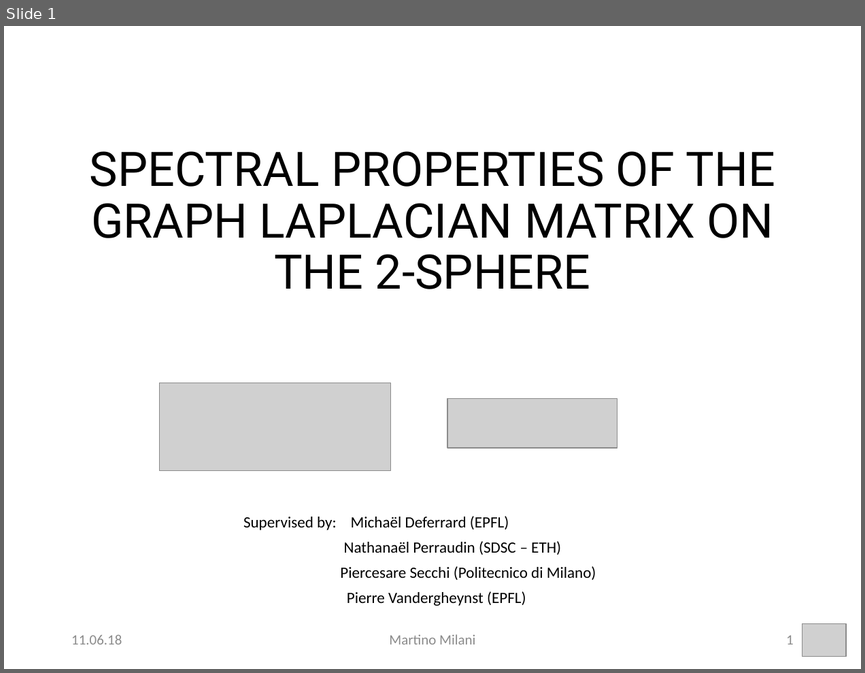
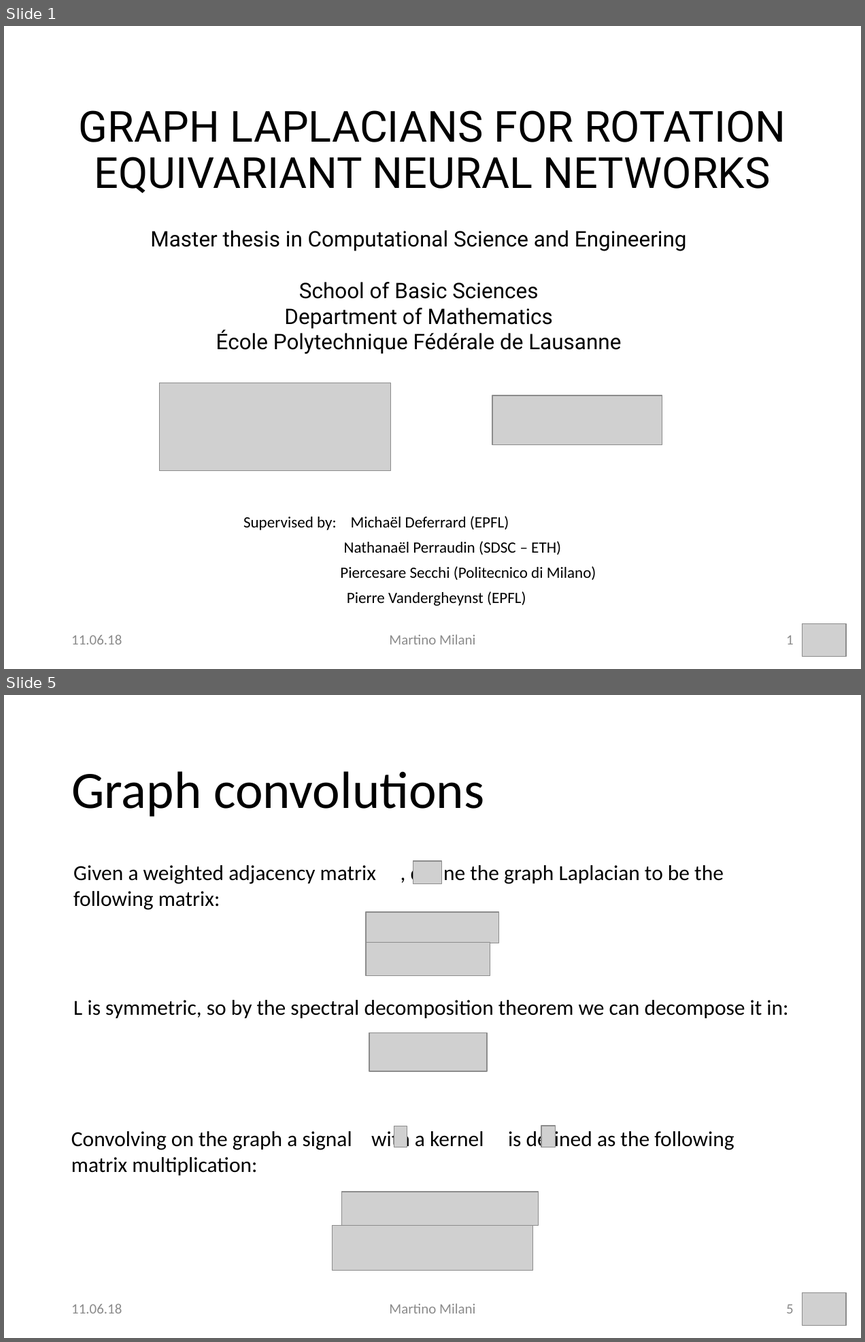
Before and after one commit to MartMilani/PDM, a slide deck: presentation/milani.pptx. Shown one above the other, each under a label of ours: slide 1 before the commit, slides 1 and 5 after it; the slides between them are not shown. The pictures are 865x673 and 865x1342 pixels, drawn with LibreOffice and Linux fonts; fonts in the diff are those of the drawing; grey boxes stand for pictures; background and template pictures are left out. Boxes give left, top, right and bottom in pixels: in the first picture for what was removed or moved away, otherwise in the second. Text is boxed around its words. In the diff, an @@ line names an element or a change of style, - is before the commit and + after.

```diff
--- a/presentation/milani.pptx
+++ b/presentation/milani.pptx
@@ slide 5 added at [4,695,861,1338], background #FFFFFF @@
@@ title added at [71,771,484,817], 44 pt, text #000000 @@
+Graph convolutions
@@ text added at [71,862,723,1172], 18 pt, text #000000 @@
+Given a weighted adjacency matrix , define the graph Laplacian to be the
+following matrix:
@@ picture added at [413,861,442,884] @@
@@ picture added at [366,912,498,943] @@
@@ picture added at [366,943,490,976] @@
@@ text added at [73,1000,788,1018], 18 pt, text #000000 @@
+L is symmetric, so by the spectral decomposition theorem we can decompose it in:
@@ picture added at [369,1032,486,1071] @@
@@ text added at [71,1128,734,1150], 18 pt, text #000000 @@
+Convolving on the graph a signal with a kernel is defined as the following matrix multiplication:
@@ picture added at [394,1126,407,1147] @@
@@ picture added at [541,1125,555,1147] @@
@@ picture added at [341,1191,538,1225] @@
@@ picture added at [332,1225,532,1270] @@
@@ text added at [71,1304,122,1313], 12 pt, text #8C8C8C @@
+11.06.18
@@ text added at [389,1303,475,1313], 12 pt, text #8C8C8C @@
+Martino Milani
@@ page number added at [786,1304,793,1313], 12 pt, text #8C8C8C @@
+5
@@ picture added at [802,1292,845,1325] @@
@@ slide 1 changed as well @@
@@ title at [79,110,785,193]: text changed; size 40 to 36 pt @@
-SPECTRAL PROPERTIES OF THE GRAPH LAPLACIAN MATRIX ON THE 2-SPHERE
+GRAPH LAPLACIANS FOR ROTATION EQUIVARIANT NEURAL NETWORKS
@@ text added at [150,230,687,354], 18 pt, text #000000 @@
+Master thesis in Computational Science and Engineering
+School of Basic Sciences
+Department of Mathematics
+École Polytechnique Fédérale de Lausanne
@@ picture: place and size @@
-picture at [448,399,617,448]
+picture at [492,395,662,445]
```
Also in this commit, not shown: 9 other slides changed, 10 other slides added, 5 slides removed, 40 other files.
